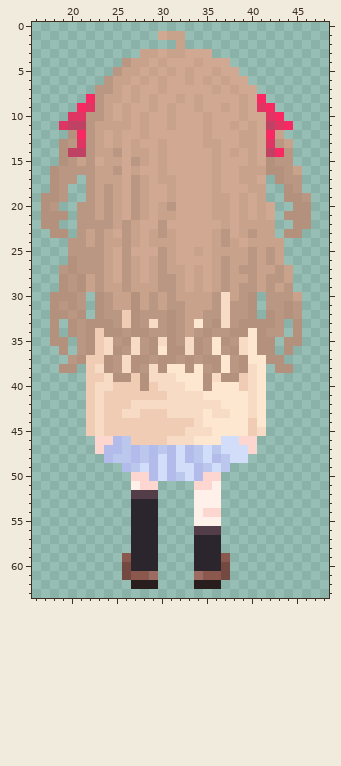
Two states of a pixel-art sprite, Assets/Sprites/neuro_up.png. The picture above is the old version.
The file is 64x64 pixels. Shown: x 16..48, y 0..63.
The result:
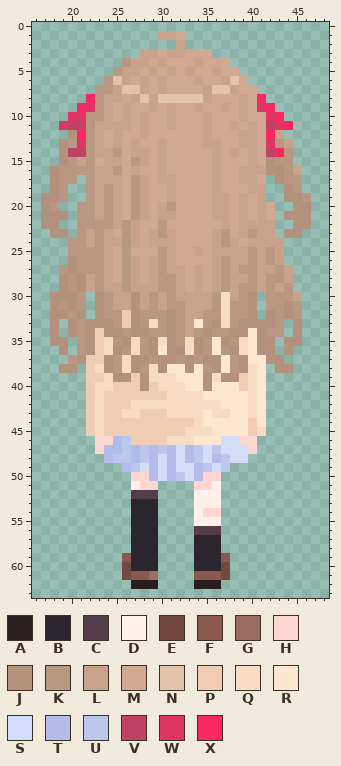
Palette (. is transparent): A #271e1d  B #2b252e  C #533d49  D #fff0e9  E #734941  F #8b584e  G #9c6c63  H #fcd6cf  J #b3917d  K #ba9782  L #c8a28b  M #d1a992  N #e4c3ac  P #f1ccb4  Q #f7dbc4  R #fee7d1  S #d2ddf9  T #b3bbea  U #bbc7ed  V #bf4163  W #de3562  X #f72862
From old to new:
Colour F replaces colour G in row 61 at x 34.
Colour L replaces colour M in row 1 at x 30; in row 6 at x 34; in row 7 at x 28 and 35; in row 8 at x 35.
Colour M replaces colour L in row 1 at x 32; in row 6 at x 33 and 35.
Colour N replaces colour L in row 6 at x 25; in row 7 at x 27 and 36; in row 8 at x 32 and 34.
Colour N replaces colour M in row 6 at x 38; in row 7 at x 26 and 37; in row 8 at x 28, 30 to 31 and 33.
